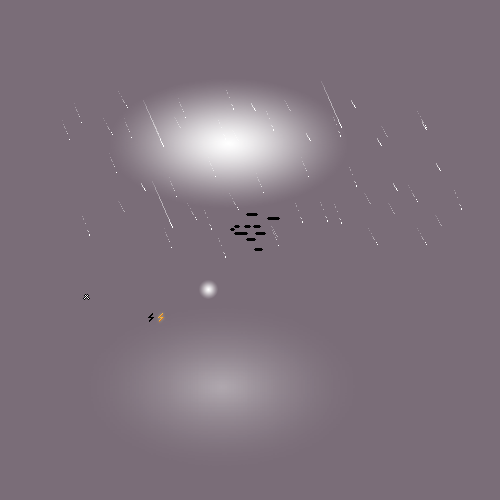
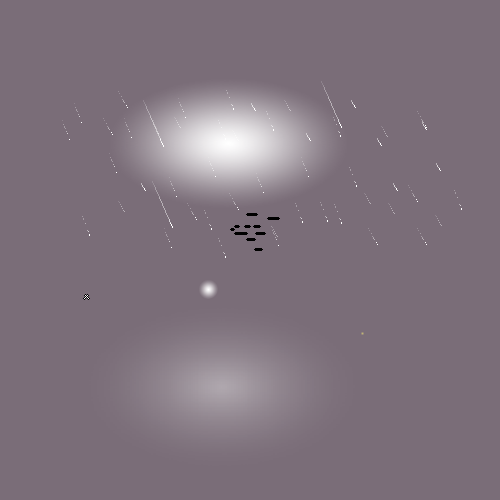
Revision of a layered 500×500 image; what changed, layer by layer:
removed layer "EnergyBolt.png" over box(158, 313, 164, 322)
removed layer "EnergyBoltShadow.png" over box(148, 313, 154, 322)
